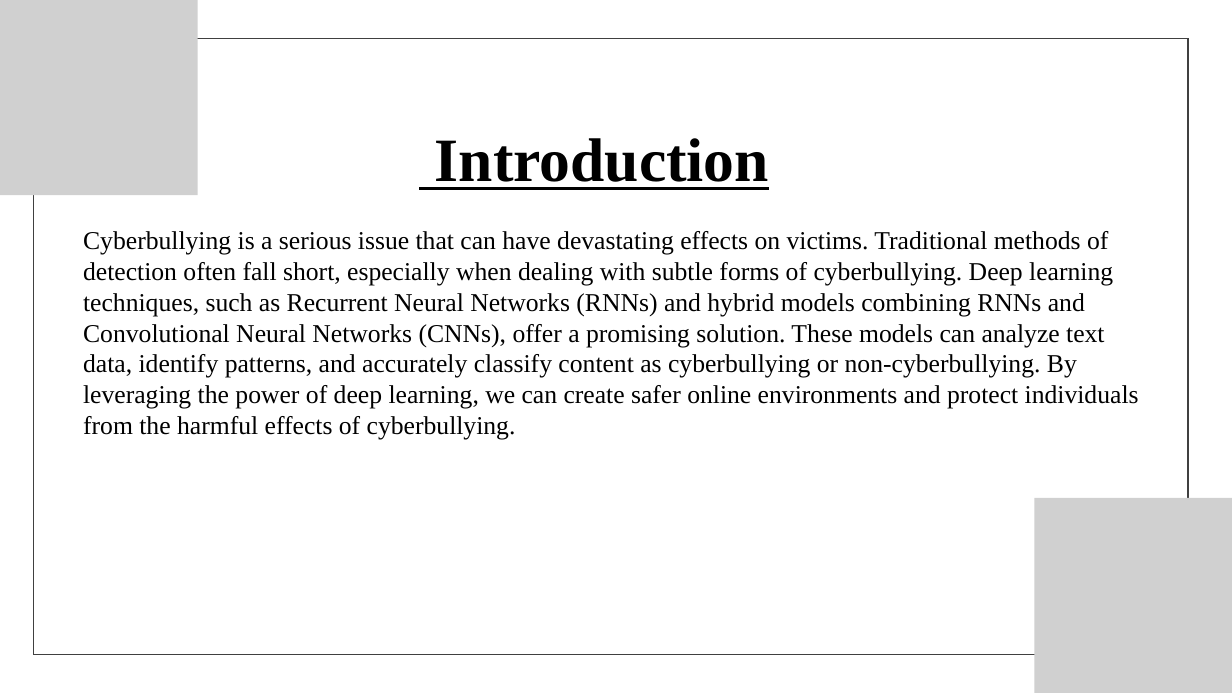
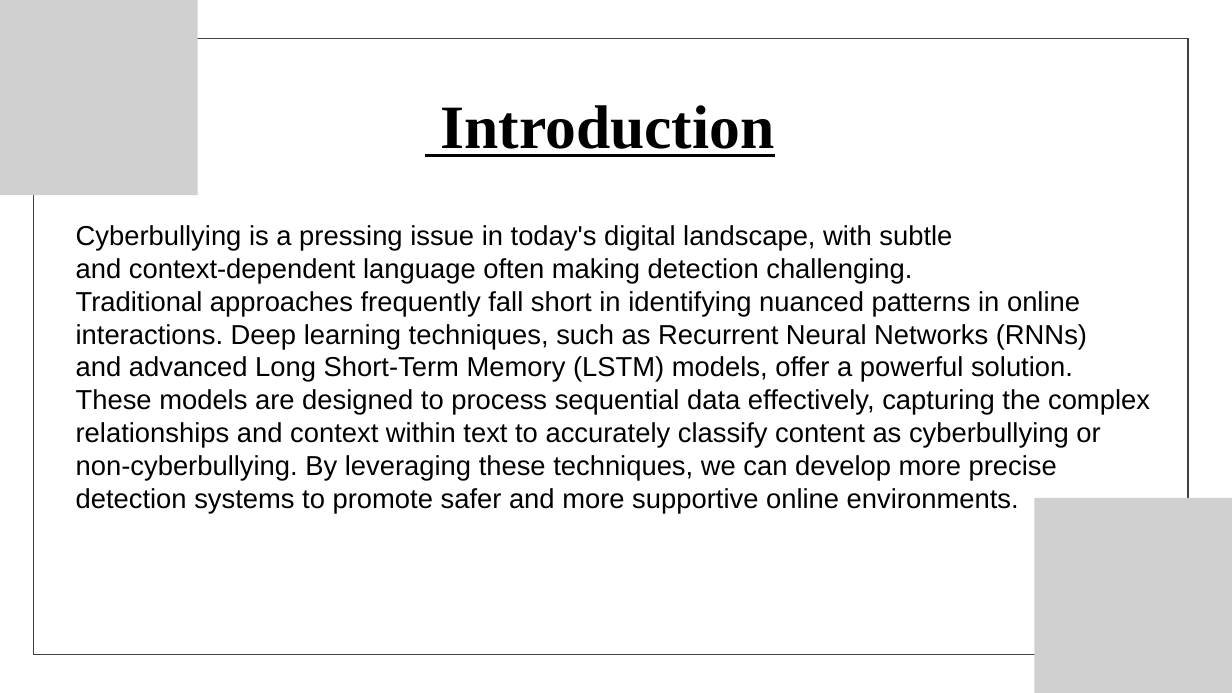
Before and after one commit to krishsai08/cyberbyllying-classification, a slide deck: slide 2 of RNN_LSTM_models/Documentation & ppt/PRESENTATION.pptx. Drawn at 1232x693 pixels with LibreOffice and Linux fonts; fonts in the diff are those of the drawing; grey boxes stand for pictures. Boxes give left, top, right and bottom in pixels: in the first picture for what was removed or moved away, otherwise in the second. Text is boxed around its words. In the diff, an @@ line names an element or a change of style, - is before the commit and + after.

```diff
--- a/RNN_LSTM_models/Documentation & ppt/PRESENTATION.pptx
+++ b/RNN_LSTM_models/Documentation & ppt/PRESENTATION.pptx
@@ text "Introduction": place and size @@
-text "Introduction" at [435, 138, 769, 190]
+text "Introduction" at [440, 105, 774, 157]
@@ text "Cyberbullying is a pressing issue ..." at [76, 225, 1150, 514]: vertical alignment top to middle @@
@@ text at [76, 225, 1150, 514]: text changed; size 30 to 32 pt; font Times New Roman to Arial @@
-Cyberbullying is a serious issue that can have devastating effects on victims. Traditional methods of detection often fall short, especially when dealing with subtle forms of cyberbullying. Deep learning techniques, such as Recurrent Neural Networks (RNNs) and hybrid models combining RNNs and Convolutional Neural Networks (CNNs), offer a promising solution. These models can analyze text data, identify patterns, and accurately classify content as cyberbullying or non-cyberbullying. By leveraging the power of deep learning, we can create safer online environments and protect individuals from the harmful effects of cyberbullying.
+Cyberbullying is a pressing issue in today's digital landscape, with subtle
+and context-dependent language often making detection challenging.
+Traditional approaches frequently fall short in identifying nuanced patterns in online
+interactions. Deep learning techniques, such as Recurrent Neural Networks (RNNs)
+and advanced Long Short-Term Memory (LSTM) models, offer a powerful solution.
+These models are designed to process sequential data effectively, capturing the complex
+relationships and context within text to accurately classify content as cyberbullying or
+non-cyberbullying. By leveraging these techniques, we can develop more precise
+detection systems to promote safer and more supportive online environments.
```
Also in this commit, not shown: 6 other slides changed.
